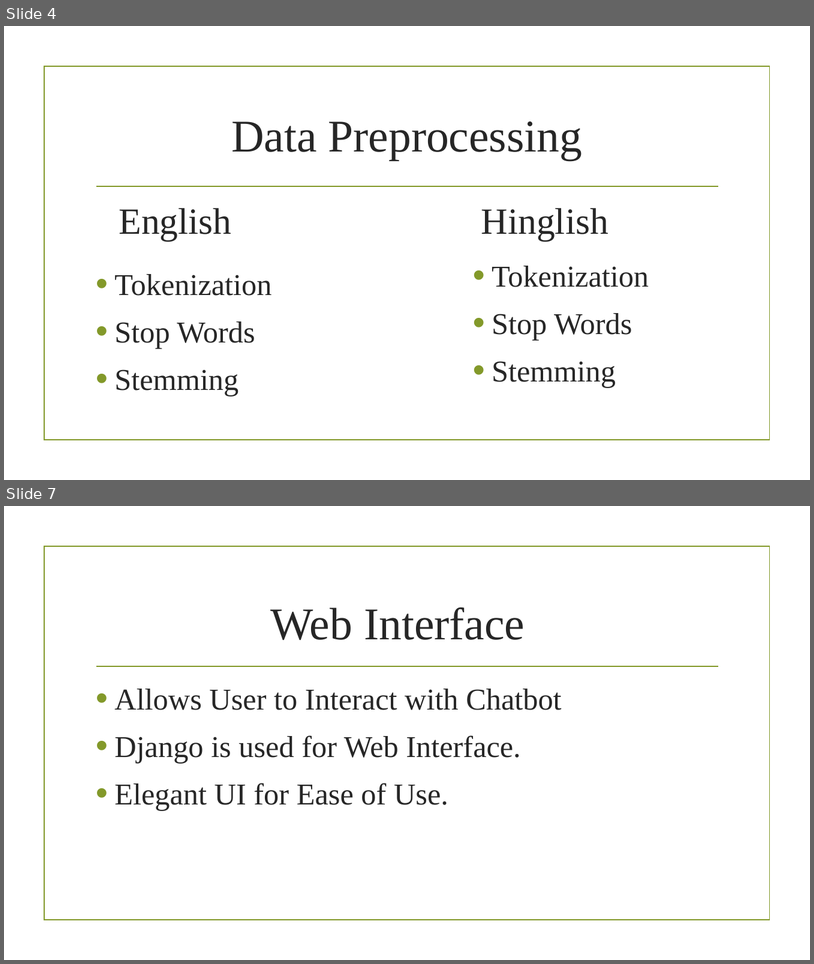
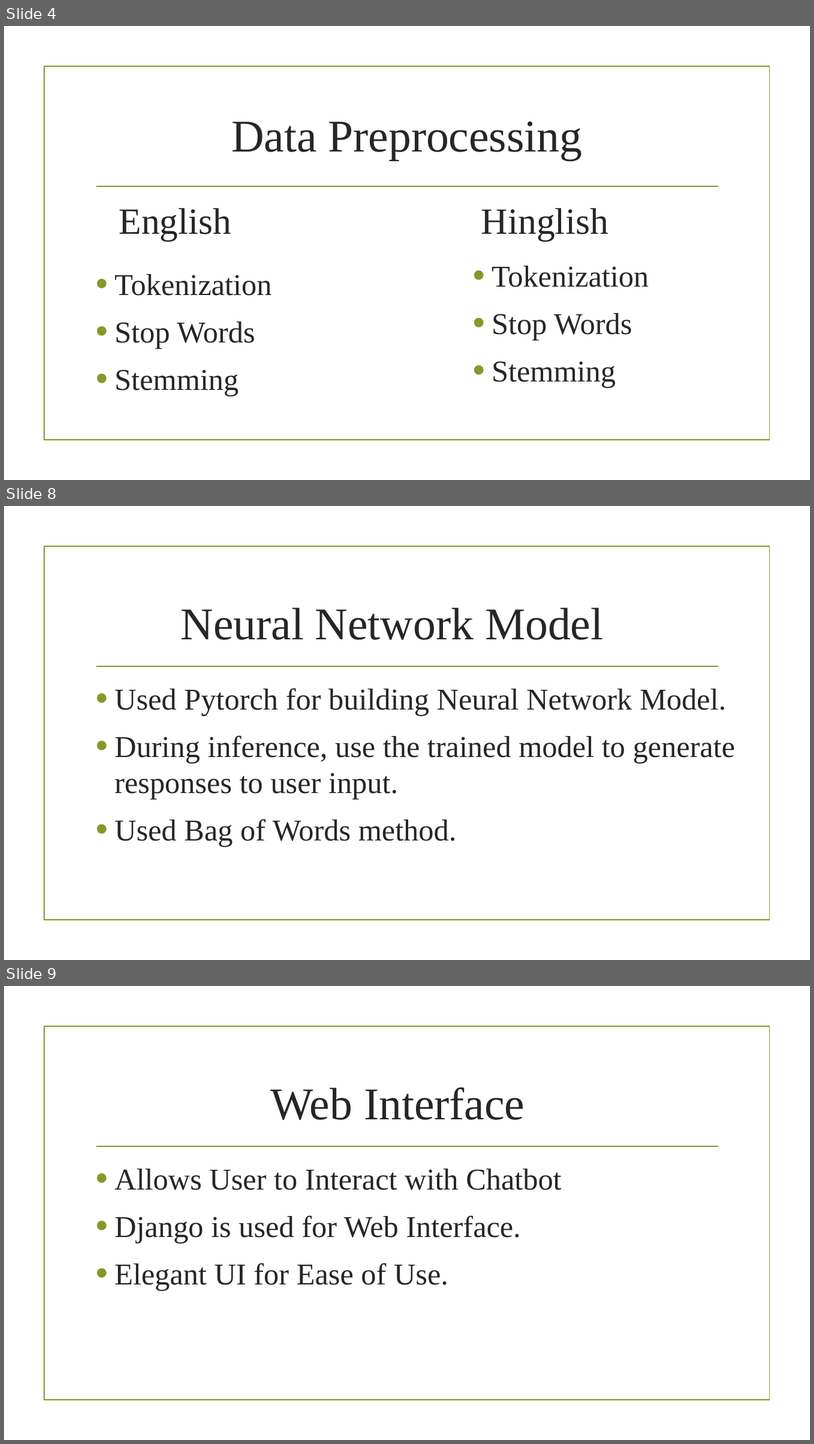
Before and after one commit to Nikunj-Khinchi/MetroChatBot, a slide deck: Metro Chatbot.pptx. Shown one above the other, each under a label of ours: slides 4 and 7 before the commit, slides 4, 8 and 9 after it; the slides between them are not shown. The pictures are 814x964 and 814x1444 pixels, drawn with LibreOffice and Linux fonts; fonts in the diff are those of the drawing; background and template pictures are left out. Boxes give left, top, right and bottom in pixels: in the first picture for what was removed or moved away, otherwise in the second. Text is boxed around its words. In the diff, an @@ line names an element or a change of style, - is before the commit and + after.

```diff
--- a/Metro Chatbot.pptx
+++ b/Metro Chatbot.pptx
@@ slide 8 added at (4, 506, 810, 960), background picture (left out); not listed: 2 template elements that a slide beside it also shows @@
@@ title added at (181, 607, 603, 640), 54 pt, text #262626 @@
+Neural Network Model
@@ text added at (114, 688, 735, 847), 36 pt, text #262626 @@
+• Used Pytorch for building Neural Network Model.
+• During inference, use the trained model to generate responses to user input.
+• Used Bag of Words method.
@@ what was slide 7 is now slide 9 @@
```
Also in this commit, not shown: 3 slides changed, 1 other slide added, 2 other files.
